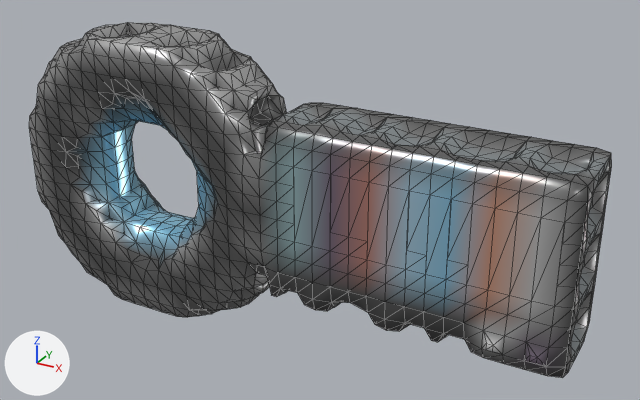
What one commit did to the glTF model glb/smooth/2001-3000/2731.glb.
Rendered twice from a camera (50 mm lens) standing at (1.109, -1.83, 1.331) and looking at (0.079, 0.043, 0.394). Lighting does not change. The marker at lower left points along +X, +Y and +Z. Mesh edges are drawn as thin lines. Vertices at the same position are counted once.
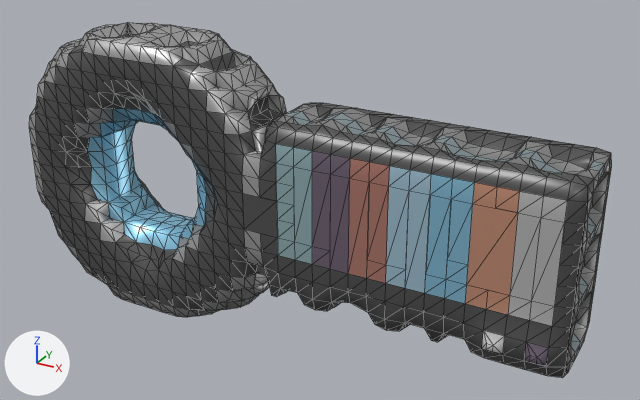
Boxes [x1, y1, x2, y2] around the edits, measured in the pictures (640 x 400 px):
'Mesh_0', surface changed, reshaped: [29, 22, 612, 378] in both
part 1 of me_mesh_0, cut back: [243, 194, 278, 238] in both
part 2 of me_mesh_0, cut back: [330, 175, 518, 295] in both
part 3 of me_mesh_0, recoloured: [30, 23, 609, 368] in both

The change, as a diff of the scene's bpy script:
```diff
--- a/glb/smooth/2001-3000/2731.glb.py
+++ b/glb/smooth/2001-3000/2731.glb.py
@@ mat_material_0 @@
 n0 = _N.new('ShaderNodeBsdfPrincipled'); n0.name = 'Principled BSDF'
 n0.inputs[1].default_value = 0.6  # 'Metallic'
-n0.inputs[2].default_value = 0.3  # 'Roughness'
+n0.inputs[2].default_value = 0.4  # 'Roughness'
 n1 = _N.new('ShaderNodeOutputMaterial'); n1.name = 'Material Output'
@@ me_mesh_0 @@
 # used by ob_mesh_0; location = (0.0, 0.0, 0.0)
-me_mesh_0.from_pydata(...)  # 1634 vertices, 3508 faces; spans x -0.8..0.79, y -0.16..0.16, z 0.0..0.8
+me_mesh_0.from_pydata(...)  # 1620 vertices, 3468 faces; spans x -0.8..0.79, y -0.16..0.16, z 0.0..0.8
+# me_mesh_0 part 1
+# 1 vertex is removed from x 0.0, y -0.12, z 0.4
+# 8 faces are deleted
+# 2 new faces join them
+# me_mesh_0 part 2
+# 6 vertices are removed from x 0.2..0.45, y -0.12, z 0.35..0.4
+# 22 faces are deleted
+# 8 new faces join them
+# me_mesh_0 part 3: 2864 kept faces spanning x -0.79..0.79, y -0.16..0.16, z 0.01..0.79 get new vertex colours
 me_mesh_0.materials.append(mat_material_0)
```
